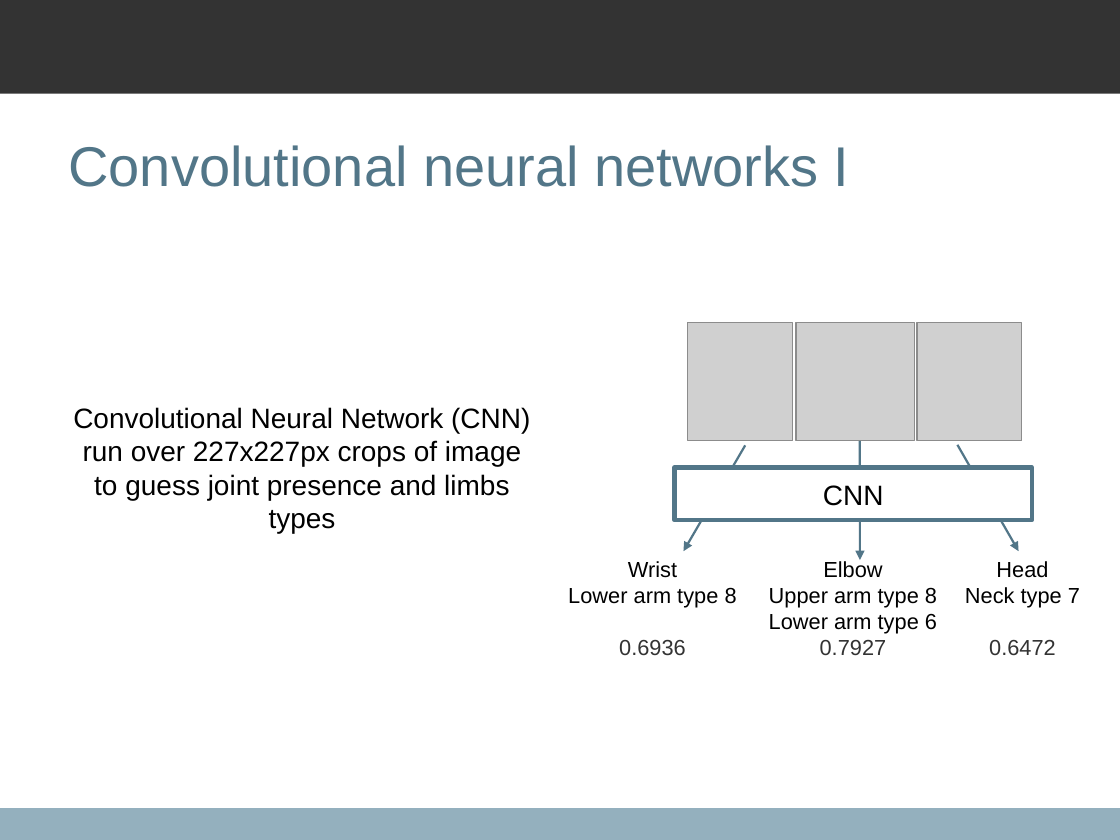
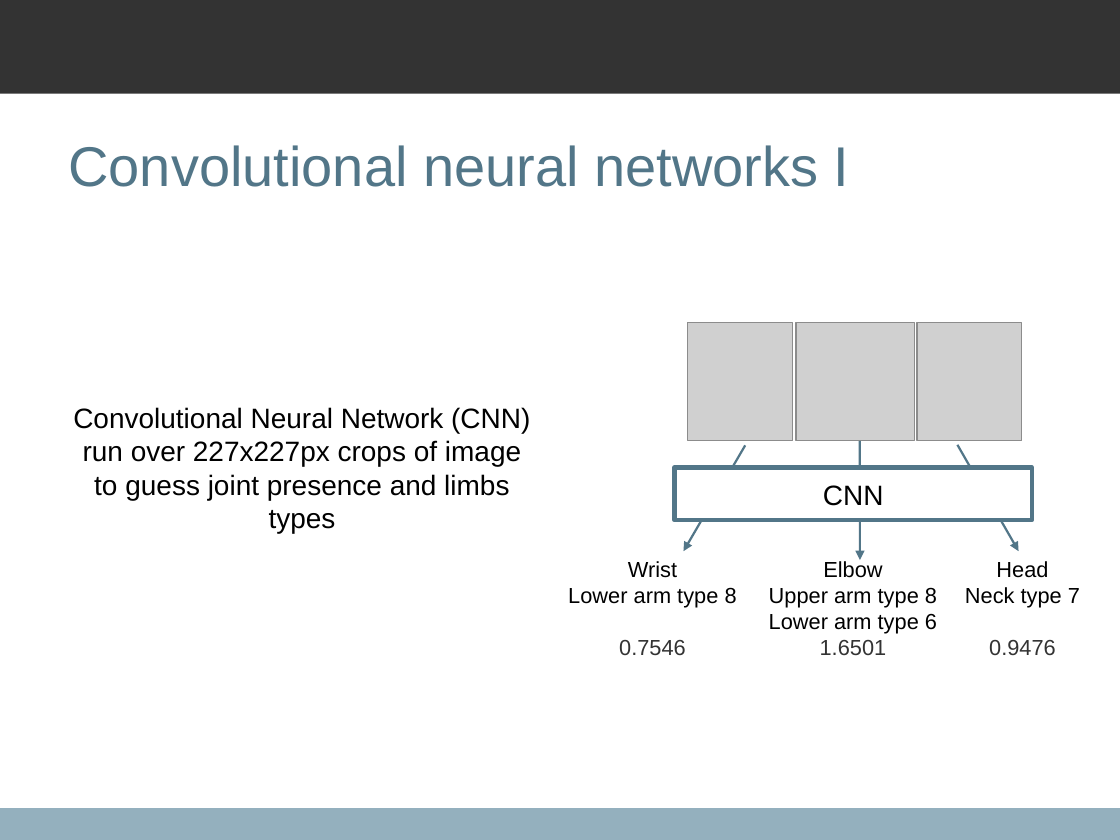
Before and after one commit to qxcv/comp2560, a slide deck: slide 7 of presentation/presentation.odp. Drawn at 1120x840 pixels with LibreOffice and Linux fonts; fonts in the diff are those of the drawing; grey boxes stand for pictures; background and template pictures are left out. Boxes give left, top, right and bottom in pixels: in the first picture for what was removed or moved away, otherwise in the second. Text is boxed around its words. In the diff, an @@ line names an element or a change of style, - is before the commit and + after.

```diff
--- a/presentation/presentation.odp
+++ b/presentation/presentation.odp
@@ text at [619,640,686,655]: text changed @@
-0.6936
+0.7546
@@ text at [820,640,887,655]: text changed @@
-0.7927
+1.6501
@@ text at [989,640,1056,655]: text changed @@
-0.6472
+0.9476
```
Also in this commit, not shown: 5 other slides changed.
